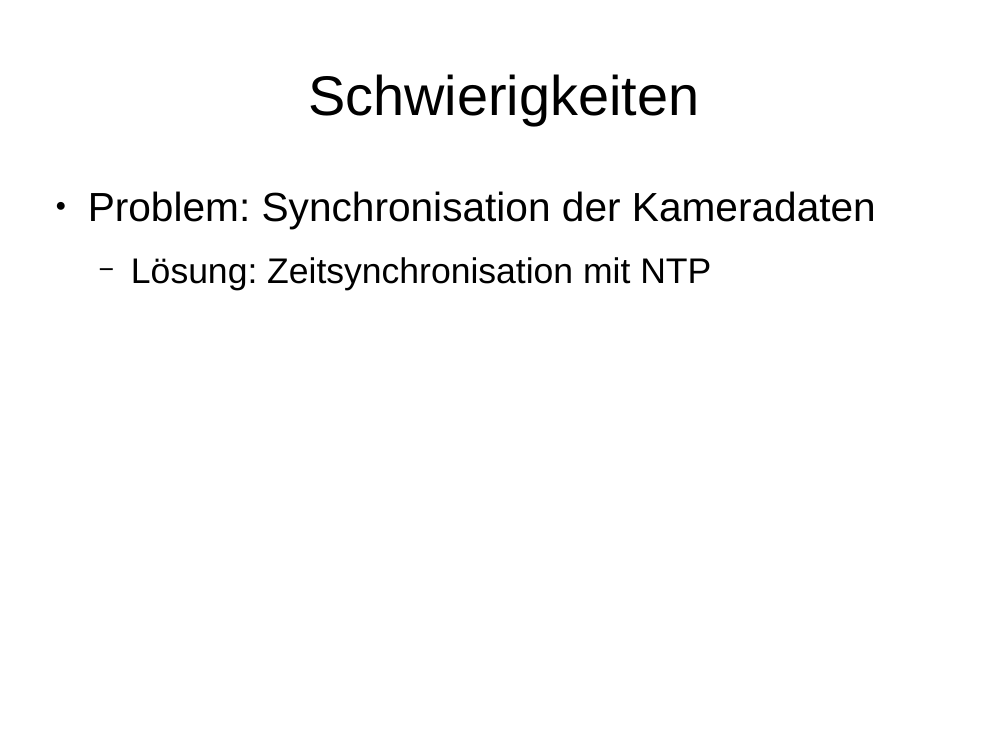
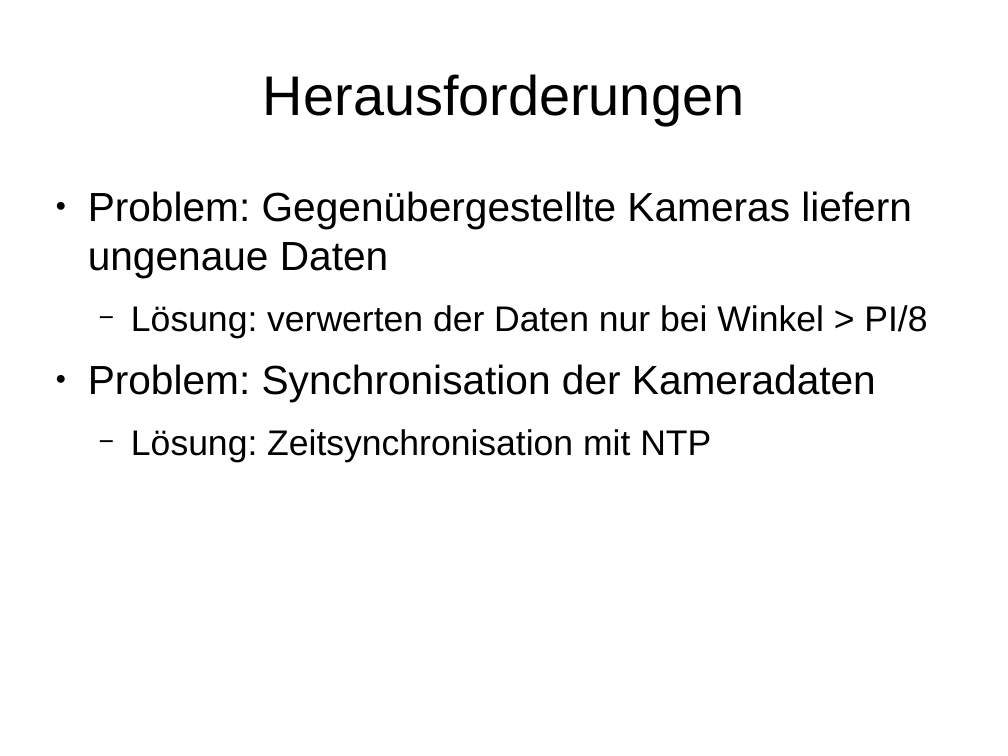
Before and after one commit to KITrokopter/Presentation, a slide deck: slide 4 of position_module/Folien Positionmodul PSE.odp. Drawn at 1008x756 pixels with LibreOffice and Linux fonts; fonts in the diff are those of the drawing. Boxes give left, top, right and bottom in pixels: in the first picture for what was removed or moved away, otherwise in the second. Text is boxed around its words. In the diff, an @@ line names an element or a change of style, - is before the commit and + after.

Commit message:
added problem

```diff
--- a/position_module/Folien Positionmodul PSE.odp
+++ b/position_module/Folien Positionmodul PSE.odp
@@ title at <box>263,74,744,125</box>: text changed @@
-Schwierigkeiten
+Herausforderungen
@@ text at <box>88,191,927,339</box>: paragraphs added @@
+● Problem: Gegenübergestellte Kameras liefern ungenaue Daten
+  − Lösung: verwerten der Daten nur bei Winkel > PI/8
```
Also in this commit, not shown: 1 other file.
